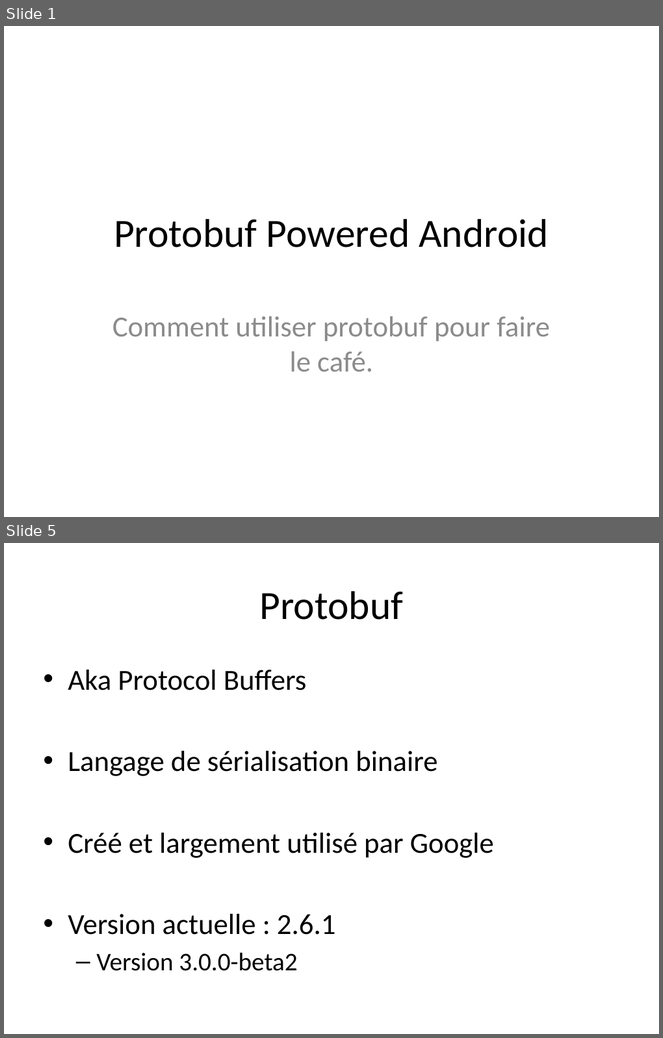
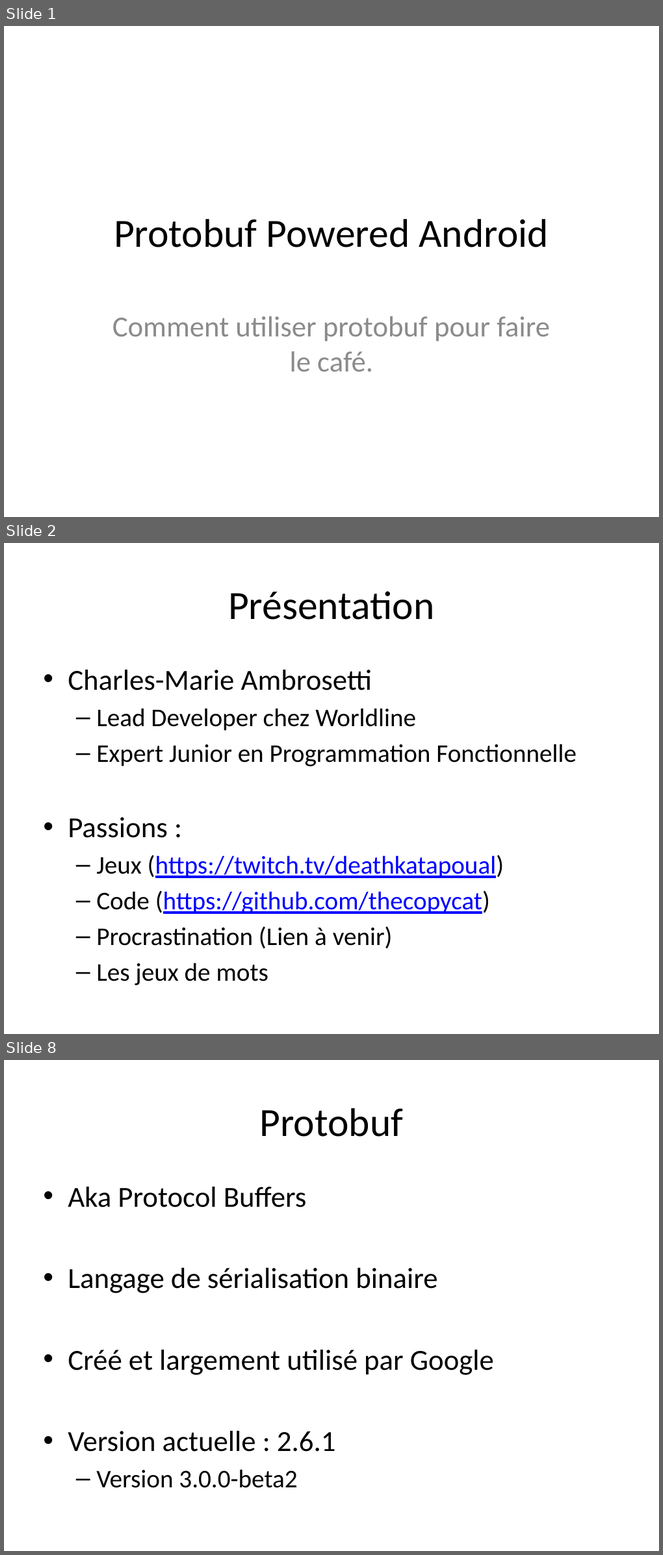
Before and after one commit to TheCopycat/protobuf-powered-android, a slide deck: protobuf-powered.pptx. Shown one above the other, each under a label of ours: slides 1 and 5 before the commit, slides 1, 2 and 8 after it; the slides between them are not shown. The pictures are 663x1038 and 663x1555 pixels, drawn with LibreOffice and Linux fonts; fonts in the diff are those of the drawing. Boxes give left, top, right and bottom in pixels: in the first picture for what was removed or moved away, otherwise in the second. Text is boxed around its words. In the diff, an @@ line names an element or a change of style, - is before the commit and + after.

```diff
--- a/protobuf-powered.pptx
+++ b/protobuf-powered.pptx
@@ slide 2 added at (4,543,659,1034), background #FFFFFF @@
@@ title added at (228,591,435,620), 44 pt, text #000000 @@
+Présentation
@@ text added at (68,670,577,986), 28 pt, text #000000 @@
+• Charles-Marie Ambrosetti
+  – Lead Developer chez Worldline
+  – Expert Junior en Programmation Fonctionnelle
+• Passions :
+  – Jeux (https://twitch.tv/deathkatapoual)
+  – Code (https://github.com/thecopycat)
+  – Procrastination (Lien à venir)
+  – Les jeux de mots
@@ what was slide 5 is now slide 8 @@
```
Also in this commit, not shown: 3 slides changed, 11 other slides added, 3 slides removed.
